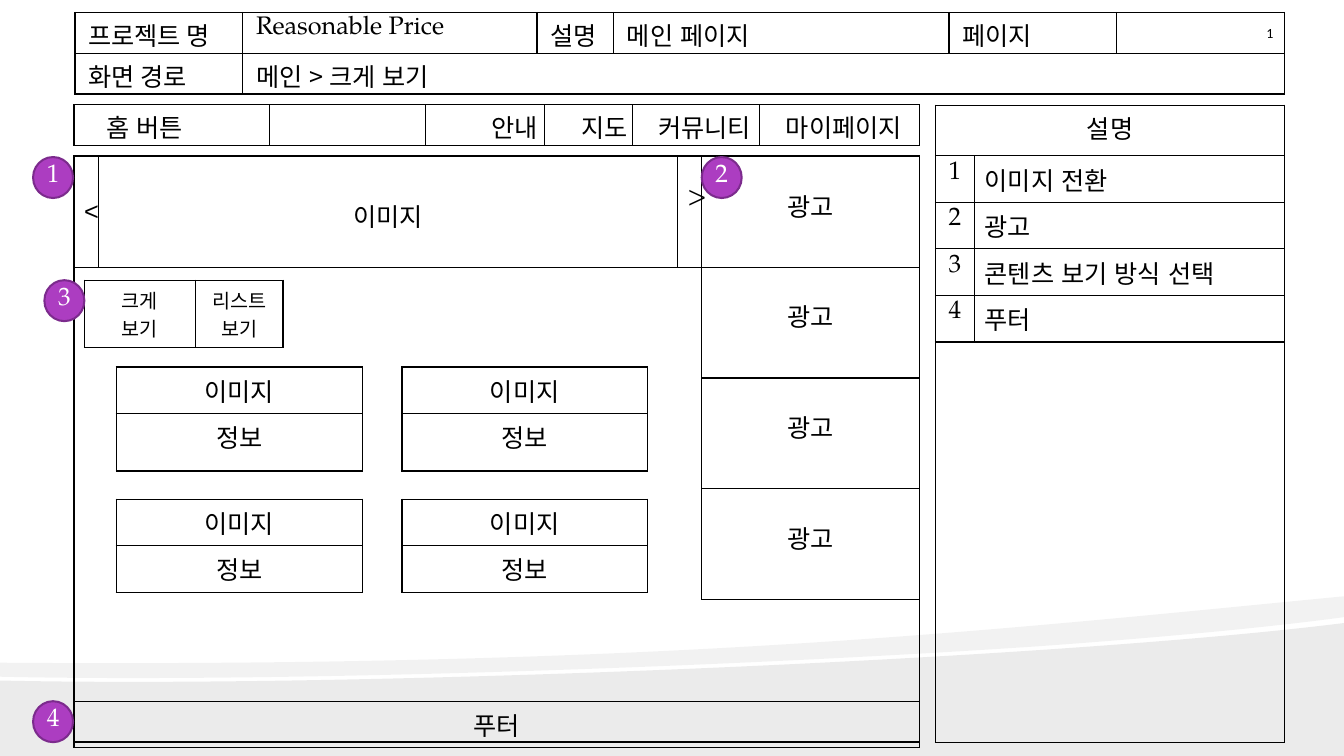
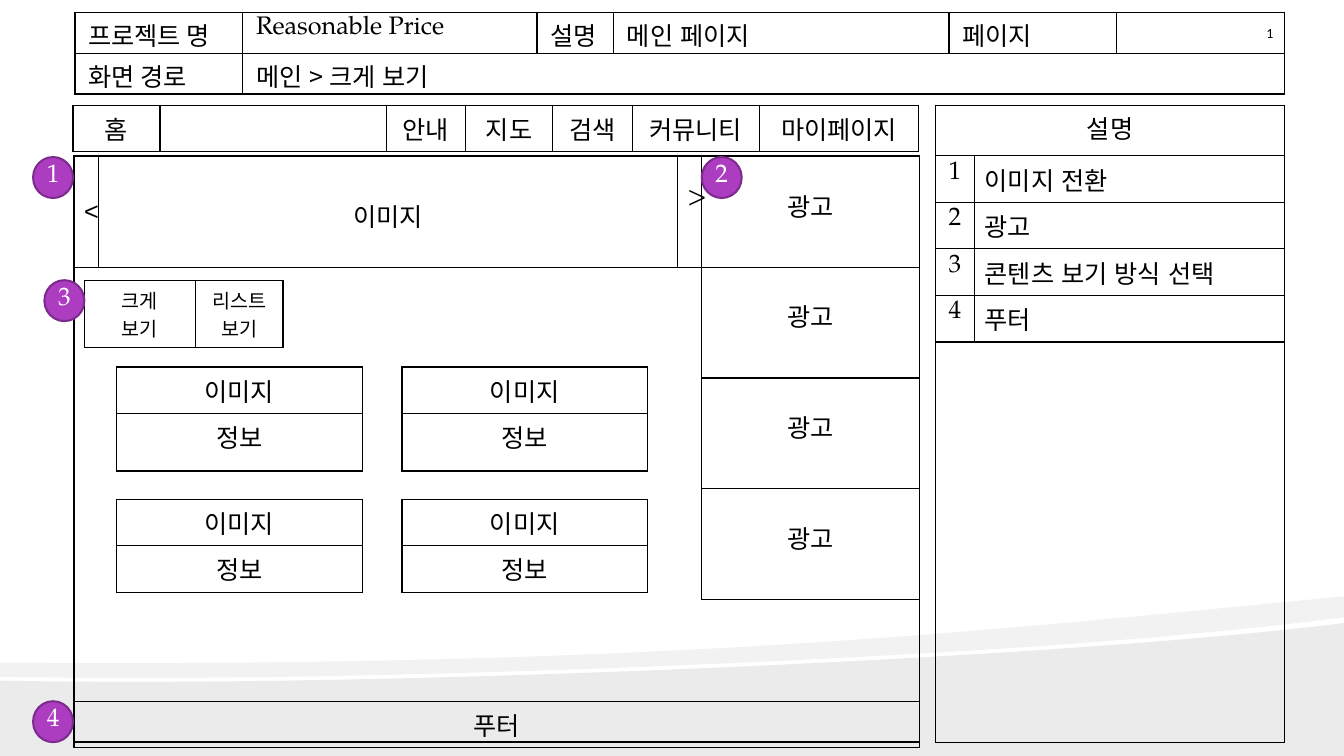
Before and after one commit to kjayvam/HTML, a slide deck: slide 8 of project/ppt/김영민_착한업소찾기_v.0.2.0.pptx. Drawn at 1344x756 pixels with LibreOffice and Linux fonts; fonts in the diff are those of the drawing. Boxes give left, top, right and bottom in pixels: in the first picture for what was removed or moved away, otherwise in the second. Text is boxed around its words. In the diff, an @@ line names an element or a change of style, - is before the commit and + after.

```diff
--- a/project/ppt/김영민_착한업소찾기_v.0.2.0.pptx
+++ b/project/ppt/김영민_착한업소찾기_v.0.2.0.pptx
@@ table at <box>73,105,919,232</box> @@
-column 1, row 1: 홈 버튼
+column 1, row 1: 홈
+column 5: 검색
```
Also in this commit, not shown: 15 other slides changed, 5 other files.
